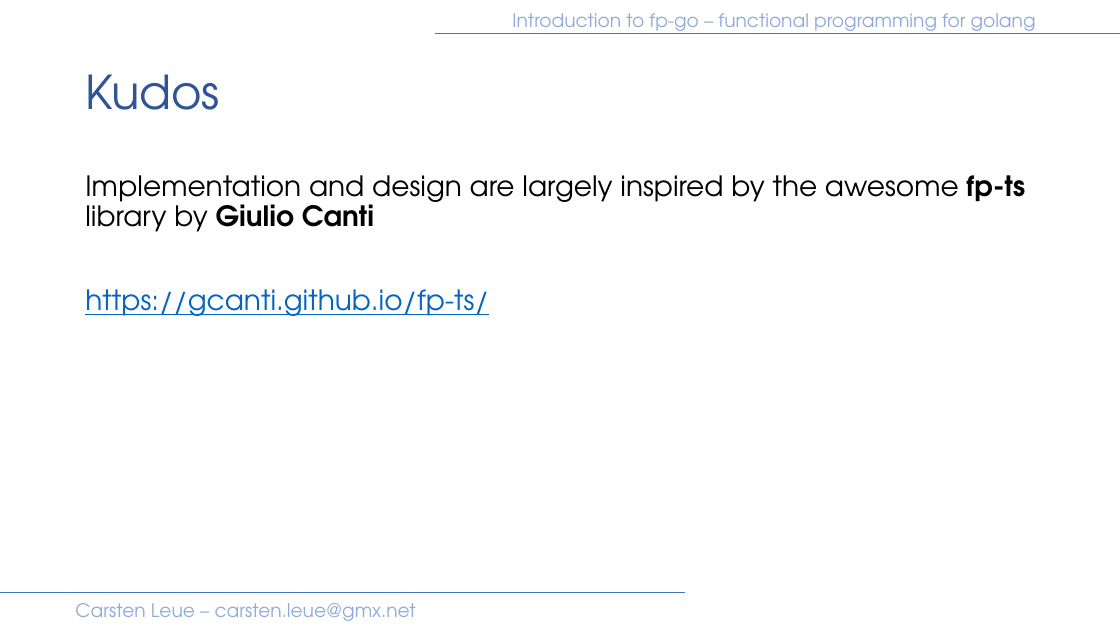
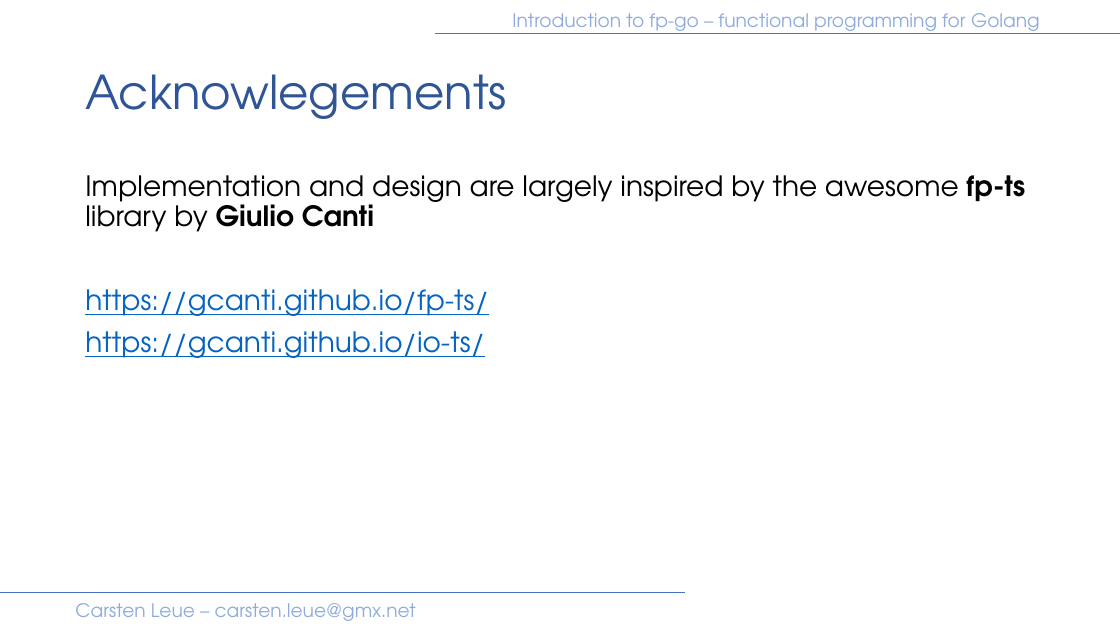
Before and after one commit to IBM/fp-go, a slide deck: slide 4 of samples/presentation/introduction.pptx. Drawn at 1120x630 pixels with LibreOffice and Linux fonts; fonts in the diff are those of the drawing. Boxes give left, top, right and bottom in pixels: in the first picture for what was removed or moved away, otherwise in the second. Text is boxed around its words. In the diff, an @@ line names an element or a change of style, - is before the commit and + after.

```diff
--- a/samples/presentation/introduction.pptx
+++ b/samples/presentation/introduction.pptx
@@ text at <box>512,13,1040,34</box>: text changed @@
-Introduction to fp-go – functional programming for golang
+Introduction to fp-go – functional programming for Golang
@@ title at <box>85,74,507,119</box>: text changed @@
-Kudos
+Acknowlegements
@@ text at <box>85,331,485,358</box>: paragraph added @@
+https://gcanti.github.io/io-ts/
```
Also in this commit, not shown: 42 other slides changed, 1 other file.
